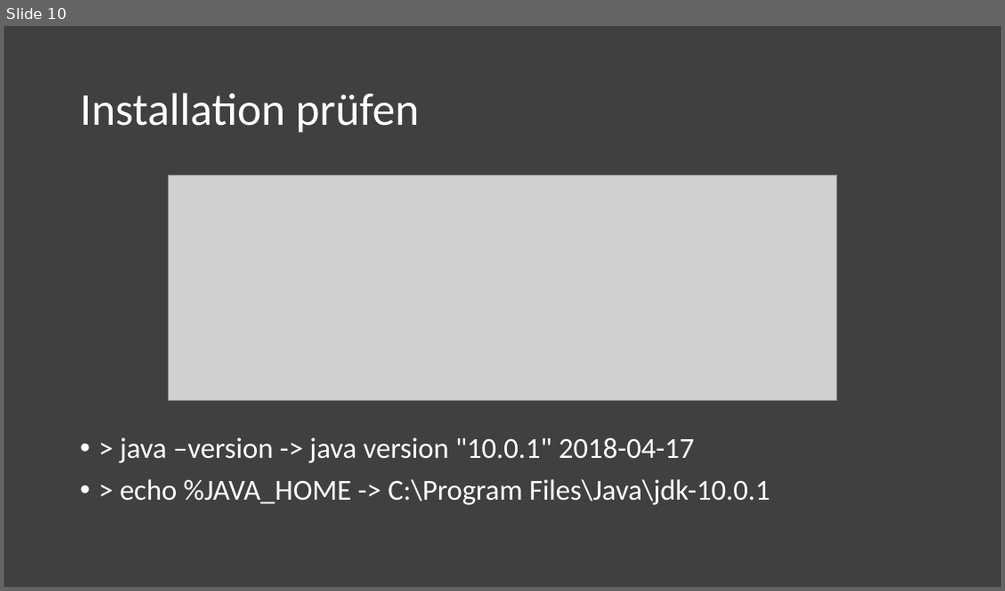
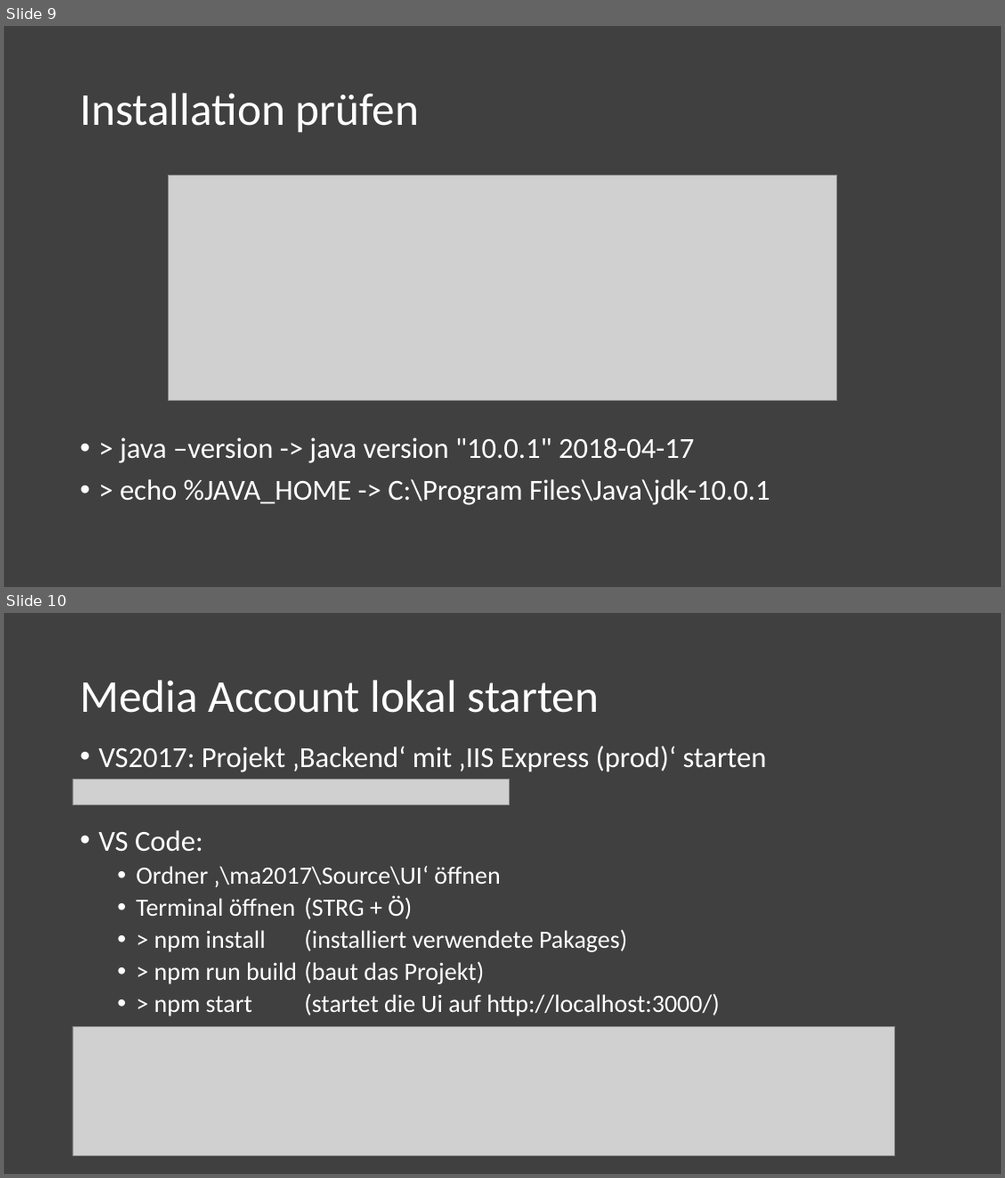
Before and after one commit to saschahenger/ma-workshop, a slide deck: workshop-slides/1-vorbereitung/workshop-1.pptx. Shown one above the other, each under a label of ours: slide 10 before the commit, slides 9 and 10 after it. The pictures are 1005x591 and 1005x1178 pixels, drawn with LibreOffice and Linux fonts; fonts in the diff are those of the drawing; grey boxes stand for pictures. Boxes give left, top, right and bottom in pixels: in the first picture for what was removed or moved away, otherwise in the second. Text is boxed around its words. In the diff, an @@ line names an element or a change of style, - is before the commit and + after.

```diff
--- a/workshop-slides/1-vorbereitung/workshop-1.pptx
+++ b/workshop-slides/1-vorbereitung/workshop-1.pptx
@@ slide 10 added at <box>4,613,1001,1174</box>, background #404040 @@
@@ title added at <box>80,680,599,713</box>, 44 pt, text #FFFFFF @@
+Media Account lokal starten
@@ text added at <box>98,746,767,1016</box>, 24 pt, text #FFFFFF @@
+• VS2017: Projekt ‚Backend‘ mit ‚IIS Express (prod)‘ starten
+• VS Code:
+  • Ordner ‚\ma2017\Source\UI‘ öffnen
+  • Terminal öffnen (STRG + Ö)
+  • > npm install (installiert verwendete Pakages)
+  • > npm run build (baut das Projekt)
+  • > npm start (startet die Ui auf http://localhost:3000/)
@@ picture added at <box>73,779,509,804</box> @@
@@ picture added at <box>73,1027,896,1156</box> @@
@@ what was slide 10 is now slide 9 @@
```
Also in this commit, not shown: 6 slides changed, 2 other slides added, 8 other files.
